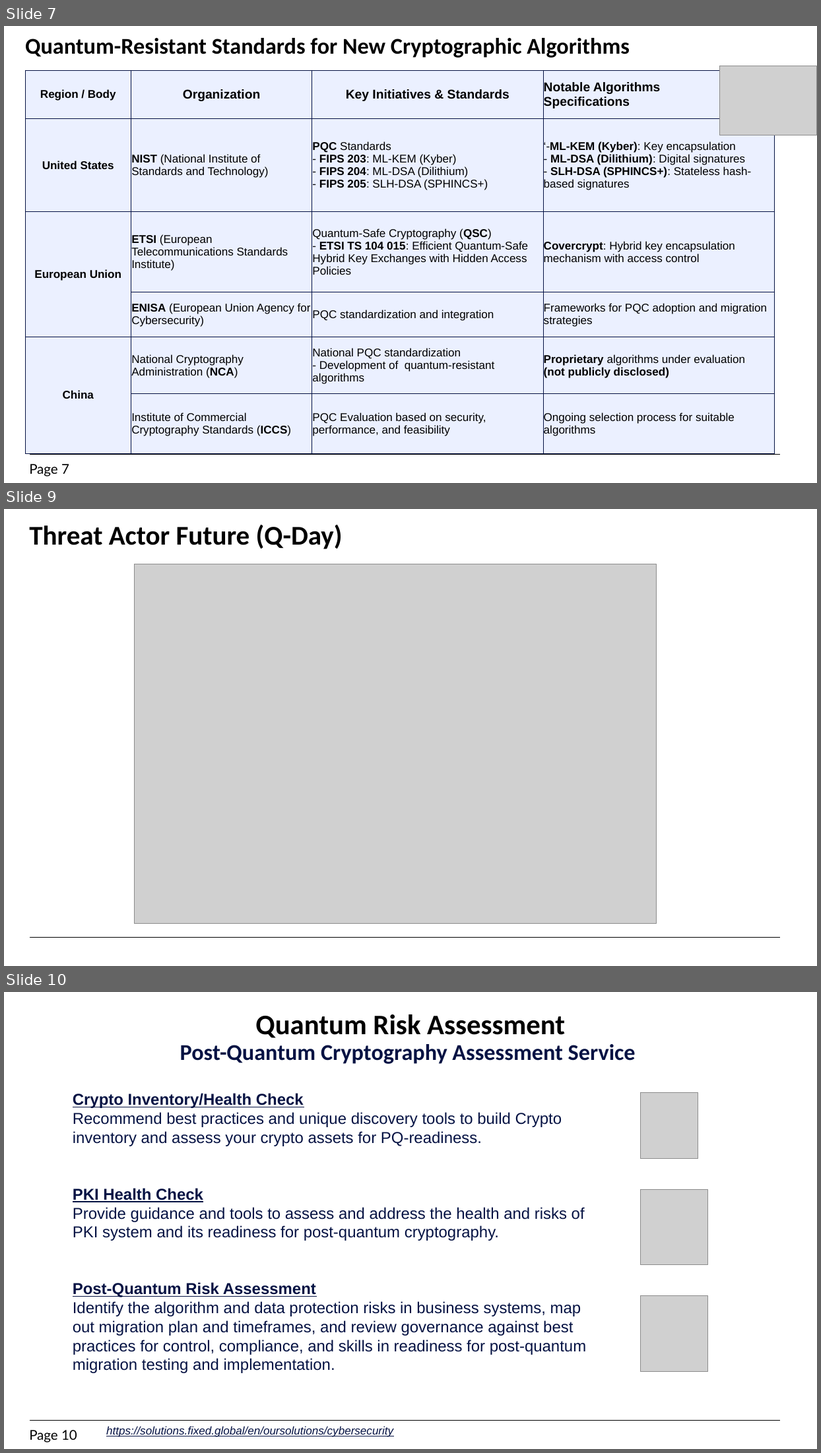
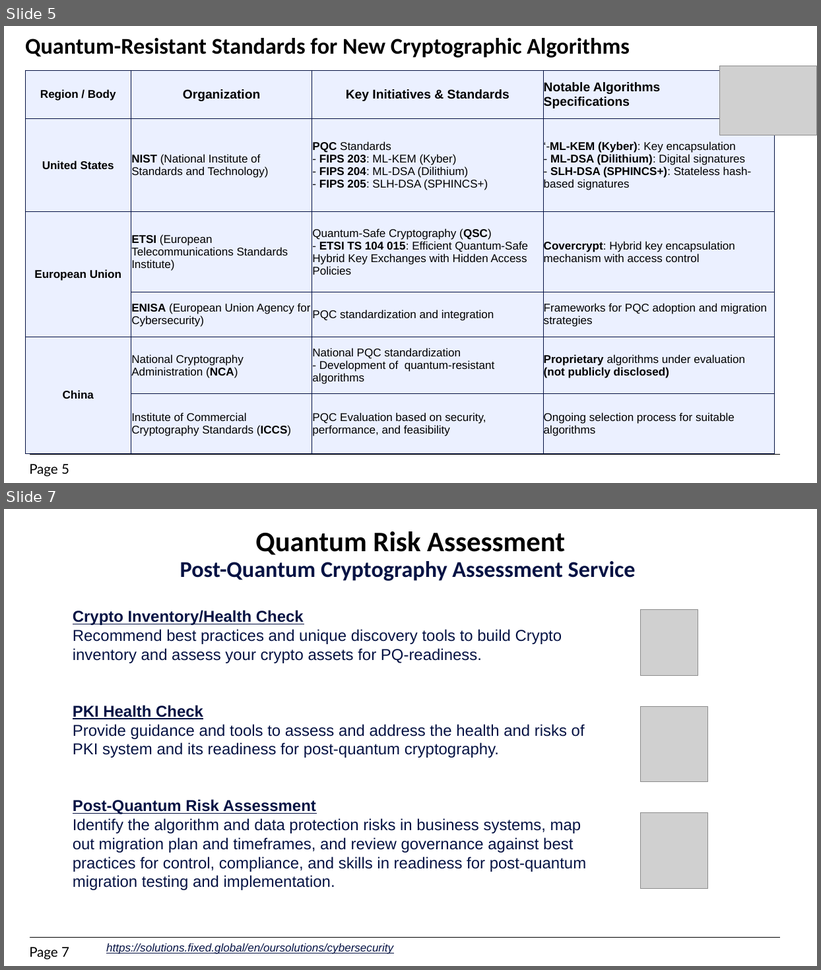
Before and after one commit to kibrahim757/EGQCC, a slide deck: Presentations/5.Quantum Risk Assesment.pptx. Shown one above the other, each under a label of ours: slides 7, 9 and 10 before the commit, slides 5 and 7 after it; the slides between them are not shown. The pictures are 821x1453 and 821x970 pixels, drawn with LibreOffice and Linux fonts; fonts in the diff are those of the drawing; grey boxes stand for pictures; background and template pictures are left out. Boxes give left, top, right and bottom in pixels: in the first picture for what was removed or moved away, otherwise in the second. Text is boxed around its words. In the diff, an @@ line names an element or a change of style, - is before the commit and + after.

```diff
--- a/Presentations/5.Quantum Risk Assesment.pptx
+++ b/Presentations/5.Quantum Risk Assesment.pptx
@@ slide 9 removed at (4, 509, 817, 966), background #FFFFFF; not listed: 1 template element that a slide beside it also shows @@
@@ text removed at (29, 524, 343, 549) @@
-Threat Actor Future (Q-Day)
@@ picture removed at (134, 564, 656, 924) @@
@@ what was slide 7 is now slide 5 @@
@@ page number at (29, 464, 69, 477): text changed @@
-Page 7
+Page 5
@@ what was slide 10 is now slide 7 @@
@@ page number at (29, 947, 69, 960): text changed @@
-Page 10
+Page 7
```
Also in this commit, not shown: 2 slides changed, 1 slide added, 3 other slides removed.
